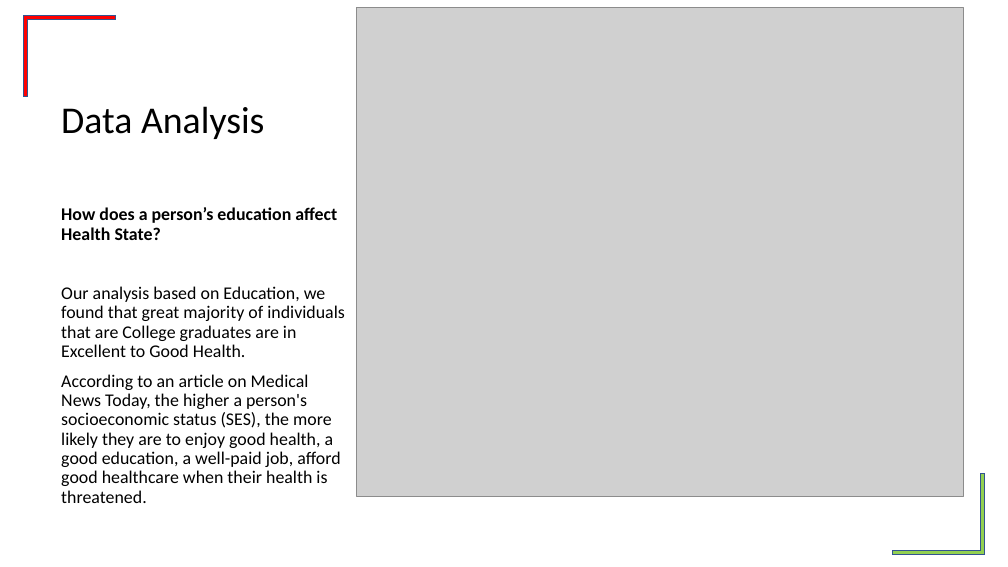
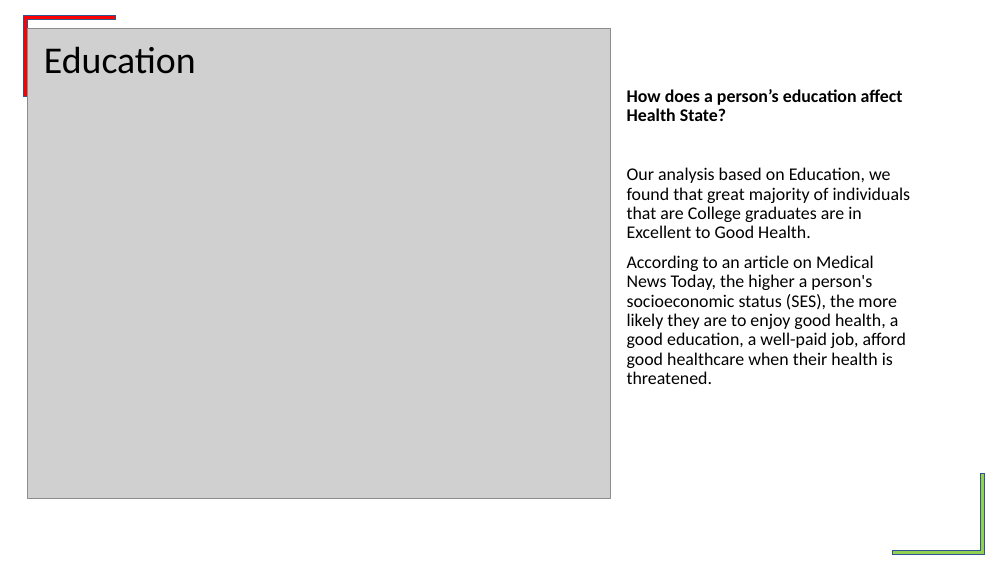
Before and after one commit to tonianderson7329/What-the-Variable, a slide deck: slide 14 of Toni_Powerpoint.pptx (slide 11 before the commit). Drawn at 1008x567 pixels with LibreOffice and Linux fonts; fonts in the diff are those of the drawing; grey boxes stand for pictures; background and template pictures are left out. Boxes give left, top, right and bottom in pixels: in the first picture for what was removed or moved away, otherwise in the second. Text is boxed around its words. In the diff, an @@ line names an element or a change of style, - is before the commit and + after.

```diff
--- a/Toni_Powerpoint.pptx
+++ b/Toni_Powerpoint.pptx
@@ picture: place and size @@
-picture at box(357, 8, 963, 497)
+picture at box(28, 28, 611, 498)
@@ title at box(44, 46, 196, 74): text changed @@
-Data Analysis
+Education
@@ text "How does a person’s education ...": place and size @@
-text "How does a person’s education ..." at box(61, 207, 345, 503)
+text "How does a person’s education ..." at box(627, 89, 911, 384)
```
Also in this commit, not shown: 6 other slides changed, 16 slides added, 2 slides removed.
